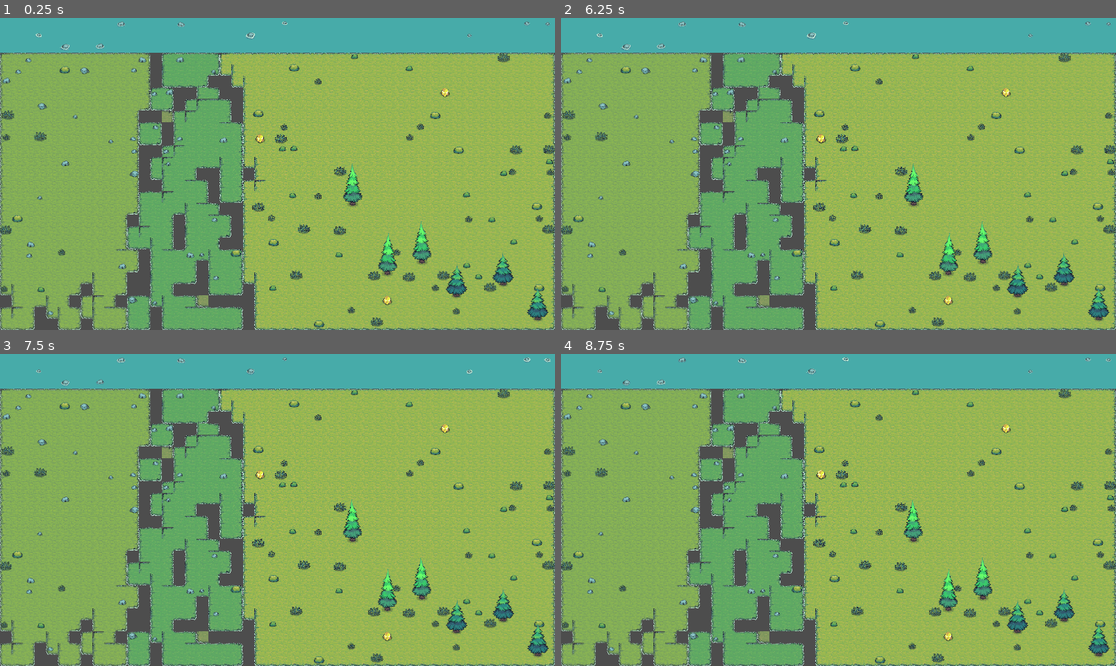
Above: before the commit, frames 1-4 (two rows, left to right).
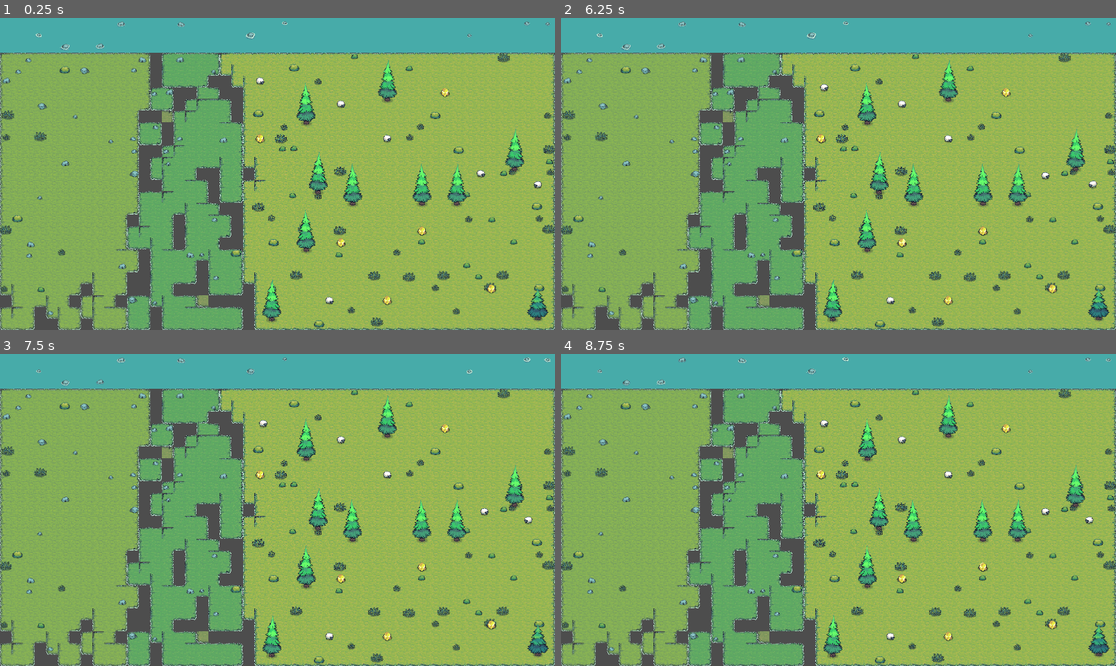
Above: after the commit, the same moments.

Repository: pagliaria/The-Wall
Game: Godot game, scene res://scenes/main.tscn
Same seed, same stepped clock (60 frames per second), same inputs: the game is played once before the commit and once after it.
Inputs (mouse positions are in pixels of both pictures, inside the frame that each line leads up to):
- Up to frame 1 (0.25 s): no input
- Up to frame 2 (6.25 s): tap Enter at 0.5 s; move the mouse to (960, 158) at 0.52 s; click (960, 158) at 0.67 s; move the mouse to (727, 189) at 1.27 s; click (727, 189) at 1.42 s; move the mouse to (894, 105) at 2.02 s; click (894, 105) at 2.17 s; move the mouse to (810, 236) at 2.77 s; click (810, 236) at 2.92 s; move the mouse to (1005, 220) at 3.52 s; click (1005, 220) at 3.67 s; move the mouse to (672, 127) at 4.27 s; click (672, 127) at 4.42 s; move the mouse to (866, 174) at 5.02 s; click (866, 174) at 5.17 s; move the mouse to (755, 96) at 5.77 s; click (755, 96) at 5.92 s
- Up to frame 3 (7.5 s): move the mouse to (399, 494) at 6.52 s; click (399, 494) at 6.67 s; move the mouse to (166, 525) at 7.27 s; click (166, 525) at 7.42 s
- Up to frame 4 (8.75 s): move the mouse to (894, 441) at 8.02 s; click (894, 441) at 8.17 s

The runs differ from the first frame. In frame 1, 3.2% of the frame differs, in the area x 46-98%, y 13-98%; in frame 2, 3.2%, in the area x 46-97%, y 13-98%; in frame 3, 3.2%; in frame 4, 3.2%.

Commit message:
added sheep and context file

Diff:
--- a/scripts/resource_spawner.gd
+++ b/scripts/resource_spawner.gd
@@ -1,6 +1,6 @@
 extends Node2D
 
-# Resource spawner — places gold stones and wood trees in the town zone.
+# Resource spawner — places gold stones, wood trees, and sheep in the town zone.
 # A single shared 'placed' array is passed to every spawner so nothing overlaps.
 
 const TILE_SIZE      = 64
@@ -14,7 +14,7 @@
 const GOLD_HIGHLIGHT = preload("res://assets/Terrain/Resources/Gold/Gold Stones/Gold Stone 3_Highlight.png")
 const GOLD_HL_FRAMES = 6
 const GOLD_HL_FPS    = 10.0
-const GOLD_COUNT     = 3
+const GOLD_COUNT     = 6
 const GOLD_SPACING   = 3
 
 # ── Trees ─────────────────────────────────────────────────────────────────────
@@ -24,8 +24,19 @@
 ]
 const TREE_FRAMES  = 8
 const TREE_FPS     = 8.0
-const TREE_COUNT   = 6
+const TREE_COUNT   = 10
 const TREE_SPACING = 3
+
+# ── Sheep ─────────────────────────────────────────────────────────────────────
+const SHEEP_IDLE  = preload("res://assets/Terrain/Resources/Meat/Sheep/Sheep_Idle.png")
+const SHEEP_GRAZE = preload("res://assets/Terrain/Resources/Meat/Sheep/Sheep_Grass.png")
+const SHEEP_MOVE  = preload("res://assets/Terrain/Resources/Meat/Sheep/Sheep_Move.png")
+const SHEEP_IDLE_FRAMES  = 6
+const SHEEP_GRAZE_FRAMES = 12
+const SHEEP_MOVE_FRAMES  = 4
+const SHEEP_FPS          = 8.0
+const SHEEP_COUNT        = 6
+const SHEEP_SPACING      = 2   # sheep can be closer together than trees/gold
 
 func _ready() -> void:
 	pass  # called from main.gd after terrain is ready
@@ -33,13 +44,16 @@
 func spawn(ground_layer: TileMapLayer) -> void:
 	# One shared list — every placed resource blocks future ones regardless of type
 	var placed : Array[Vector2i] = []
-	var rng := RandomNumberGenerator.new()
+	var rng    := RandomNumberGenerator.new()
 
 	rng.seed = 99
 	_spawn_gold(ground_layer, rng, placed)
 
 	rng.seed = 77
 	_spawn_trees(ground_layer, rng, placed)
+
+	rng.seed = 55
+	_spawn_sheep(ground_layer, rng, placed)
 
 # ── Gold ──────────────────────────────────────────────────────────────────────
 
@@ -115,7 +129,69 @@
 
 	add_child(node)
 
+# ── Sheep ─────────────────────────────────────────────────────────────────────
+
+func _spawn_sheep(ground_layer: TileMapLayer, rng: RandomNumberGenerator,
+				  placed: Array[Vector2i]) -> void:
+	var sheep_placed := 0
+	var attempts     := 0
+	while sheep_placed < SHEEP_COUNT and attempts < 500:
+		attempts += 1
+		var col := rng.randi_range(COL_TOWN_START + 1, MAP_COLS - 2)
+		var row := rng.randi_range(WATER_ROWS + 1,     MAP_ROWS - 2)
+
+		if ground_layer.get_cell_source_id(Vector2i(col, row)) == -1:
+			continue
+		if _too_close(placed, col, row, SHEEP_SPACING):
+			continue
+
+		placed.append(Vector2i(col, row))
+		sheep_placed += 1
+		_spawn_one_sheep(col, row, rng)
+
+func _spawn_one_sheep(col: int, row: int, rng: RandomNumberGenerator) -> void:
+	# Build SpriteFrames with all three named animations
+	var sf := SpriteFrames.new()
+	sf.remove_animation("default")
+
+	sf.add_animation("idle")
+	sf.set_animation_speed("idle", SHEEP_FPS)
+	sf.set_animation_loop("idle", true)
+	_add_frames_to_anim(sf, "idle", SHEEP_IDLE, SHEEP_IDLE_FRAMES)
+
+	sf.add_animation("graze")
+	sf.set_animation_speed("graze", SHEEP_FPS)
+	sf.set_animation_loop("graze", true)
+	_add_frames_to_anim(sf, "graze", SHEEP_GRAZE, SHEEP_GRAZE_FRAMES)
+
+	sf.add_animation("move")
+	sf.set_animation_speed("move", SHEEP_FPS)
+	sf.set_animation_loop("move", true)
+	_add_frames_to_anim(sf, "move", SHEEP_MOVE, SHEEP_MOVE_FRAMES)
+
+	var sheep          := AnimatedSprite2D.new()
+	sheep.name          = "Sheep_%d_%d" % [col, row]
+	sheep.sprite_frames = sf
+	sheep.position      = _tile_center(col, row)
+	sheep.z_index       = row
+	# Stagger start frame and random flip so they don't look identical
+	sheep.frame         = rng.randi_range(0, SHEEP_IDLE_FRAMES - 1)
+	sheep.flip_h        = rng.randf() > 0.5
+	sheep.set_script(load("res://scripts/sheep.gd"))
+
+	add_child(sheep)
+
 # ── Helpers ───────────────────────────────────────────────────────────────────
+
+func _add_frames_to_anim(sf: SpriteFrames, anim: String,
+						  texture: Texture2D, frame_count: int) -> void:
+	var frame_w : int = texture.get_width() / frame_count
+	var sheet_h : int = texture.get_height()
+	for i in range(frame_count):
+		var atlas   := AtlasTexture.new()
+		atlas.atlas  = texture
+		atlas.region = Rect2(i * frame_w, 0, frame_w, sheet_h)
+		sf.add_frame(anim, atlas)
 
 func _make_frames(texture: Texture2D, frame_count: int, fps: float, loop: bool) -> SpriteFrames:
 	var sf := SpriteFrames.new()
@@ -123,15 +199,7 @@
 	sf.add_animation("anim")
 	sf.set_animation_speed("anim", fps)
 	sf.set_animation_loop("anim", loop)
-
-	var frame_w : int = texture.get_width() / frame_count
-	var sheet_h : int = texture.get_height()
-	for i in range(frame_count):
-		var atlas   := AtlasTexture.new()
-		atlas.atlas  = texture
-		atlas.region = Rect2(i * frame_w, 0, frame_w, sheet_h)
-		sf.add_frame("anim", atlas)
-
+	_add_frames_to_anim(sf, "anim", texture, frame_count)
 	return sf
 
 func _tile_center(col: int, row: int) -> Vector2:
--- /dev/null
+++ b/scripts/sheep.gd
@@ -0,0 +1,100 @@
+extends AnimatedSprite2D
+
+# Sheep behaviour — state machine with idle, graze, and move states.
+# The sheep wanders within the town zone, occasionally stopping to eat or rest.
+
+const TILE_SIZE      = 64
+const MAP_COLS       = 48
+const MAP_ROWS       = 27
+const WATER_ROWS     = 3
+const COL_TOWN_START = 20
+
+# How long (seconds) each state lasts before picking a new one
+const IDLE_TIME_MIN  = 1.5
+const IDLE_TIME_MAX  = 4.0
+const GRAZE_TIME_MIN = 2.0
+const GRAZE_TIME_MAX = 5.0
+const MOVE_TIME_MIN  = 1.0
+const MOVE_TIME_MAX  = 2.5
+
+const MOVE_SPEED     = 25.0   # px/sec
+
+# State IDs
+enum State { IDLE, GRAZE, MOVE }
+
+var _state       : State   = State.IDLE
+var _state_timer : float   = 0.0
+var _state_dur   : float   = 0.0
+var _move_dir    : Vector2 = Vector2.ZERO
+var _rng         := RandomNumberGenerator.new()
+
+func _ready() -> void:
+	_rng.randomize()
+	_enter_state(_pick_random_state())
+
+func _process(delta: float) -> void:
+	_state_timer += delta
+
+	match _state:
+		State.MOVE:
+			_do_move(delta)
+
+	if _state_timer >= _state_dur:
+		_enter_state(_pick_random_state())
+
+# ── State machine ─────────────────────────────────────────────────────────────
+
+func _pick_random_state() -> State:
+	# Weighted: idle 40%, graze 40%, move 20%
+	var r := _rng.randf()
+	if r < 0.4:
+		return State.IDLE
+	elif r < 0.8:
+		return State.GRAZE
+	else:
+		return State.MOVE
+
+func _enter_state(new_state: State) -> void:
+	_state       = new_state
+	_state_timer = 0.0
+
+	match _state:
+		State.IDLE:
+			_state_dur = _rng.randf_range(IDLE_TIME_MIN, IDLE_TIME_MAX)
+			play("idle")
+
+		State.GRAZE:
+			_state_dur = _rng.randf_range(GRAZE_TIME_MIN, GRAZE_TIME_MAX)
+			play("graze")
+
+		State.MOVE:
+			_state_dur = _rng.randf_range(MOVE_TIME_MIN, MOVE_TIME_MAX)
+			# Pick a random direction, bias toward horizontal (sheep don't fly)
+			var angle  := _rng.randf_range(-PI * 0.4, PI * 0.4)
+			var sign_x := 1.0 if _rng.randf() > 0.5 else -1.0
+			_move_dir   = Vector2(cos(angle) * sign_x, sin(angle)).normalized()
+			# Flip sprite to face movement direction
+			flip_h      = _move_dir.x < 0
+			play("move")
+
+func _do_move(delta: float) -> void:
+	var new_pos := position + _move_dir * MOVE_SPEED * delta
+
+	# Clamp within town zone world bounds with a small margin
+	var min_x := (COL_TOWN_START + 1) * TILE_SIZE + TILE_SIZE * 0.5
+	var max_x := (MAP_COLS - 2)       * TILE_SIZE + TILE_SIZE * 0.5
+	var min_y := (WATER_ROWS + 1)     * TILE_SIZE + TILE_SIZE * 0.5
+	var max_y := (MAP_ROWS - 2)       * TILE_SIZE + TILE_SIZE * 0.5
+
+	# If we'd hit a boundary, bounce and pick a new state sooner
+	if new_pos.x < min_x or new_pos.x > max_x:
+		_move_dir.x *= -1.0
+		flip_h       = _move_dir.x < 0
+		new_pos      = position + _move_dir * MOVE_SPEED * delta
+
+	if new_pos.y < min_y or new_pos.y > max_y:
+		_move_dir.y *= -1.0
+		new_pos      = position + _move_dir * MOVE_SPEED * delta
+
+	position  = new_pos
+	z_index   = int(position.y)   # re-sort depth as sheep moves
Not shown, added: scripts/sheep.gd.uid
Not shown, added: CONTEXT.md
